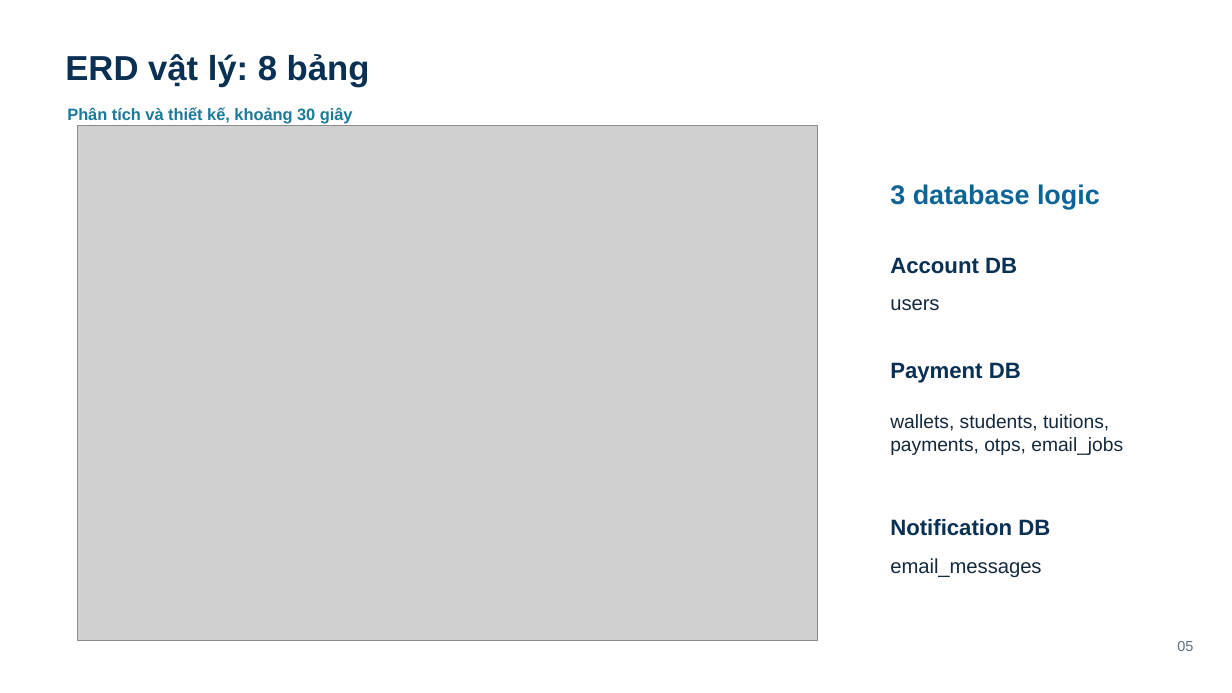
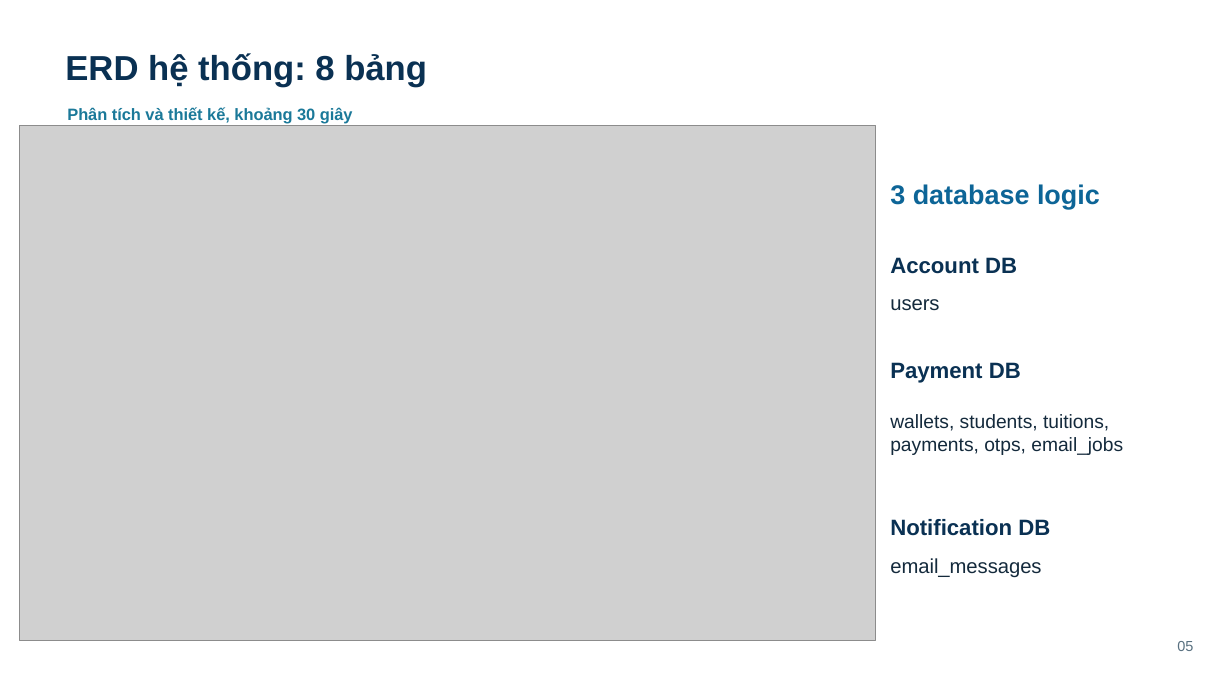
Before and after one commit to thinh170405/tdtu-ibanking-tuition-payment, a slide deck: slide 5 of bao-cao/slides/ibanking-thuyet-trinh-giua-ky-vi.pptx. Drawn at 1232x693 pixels with LibreOffice and Linux fonts; fonts in the diff are those of the drawing; grey boxes stand for pictures. Boxes give left, top, right and bottom in pixels: in the first picture for what was removed or moved away, otherwise in the second. Text is boxed around its words. In the diff, an @@ line names an element or a change of style, - is before the commit and + after.

```diff
--- a/bao-cao/slides/ibanking-thuyet-trinh-giua-ky-vi.pptx
+++ b/bao-cao/slides/ibanking-thuyet-trinh-giua-ky-vi.pptx
@@ text at box(65, 53, 427, 87): text changed @@
-ERD vật lý: 8 bảng
+ERD hệ thống: 8 bảng
@@ picture: place and size @@
-picture at box(78, 125, 818, 640)
+picture at box(19, 125, 876, 640)
```
Also in this commit, not shown: 1 other slide changed, 1 slide removed.
